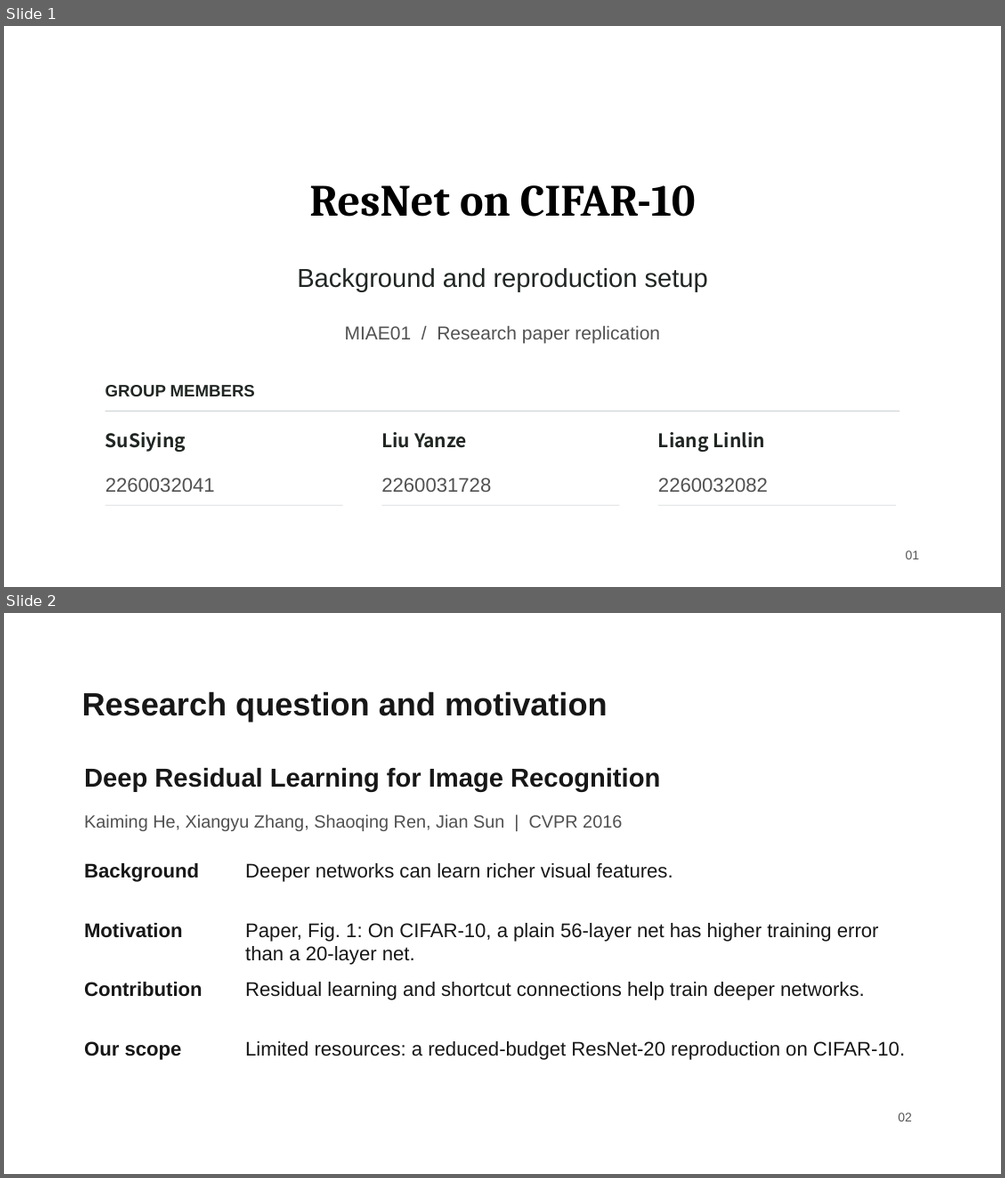
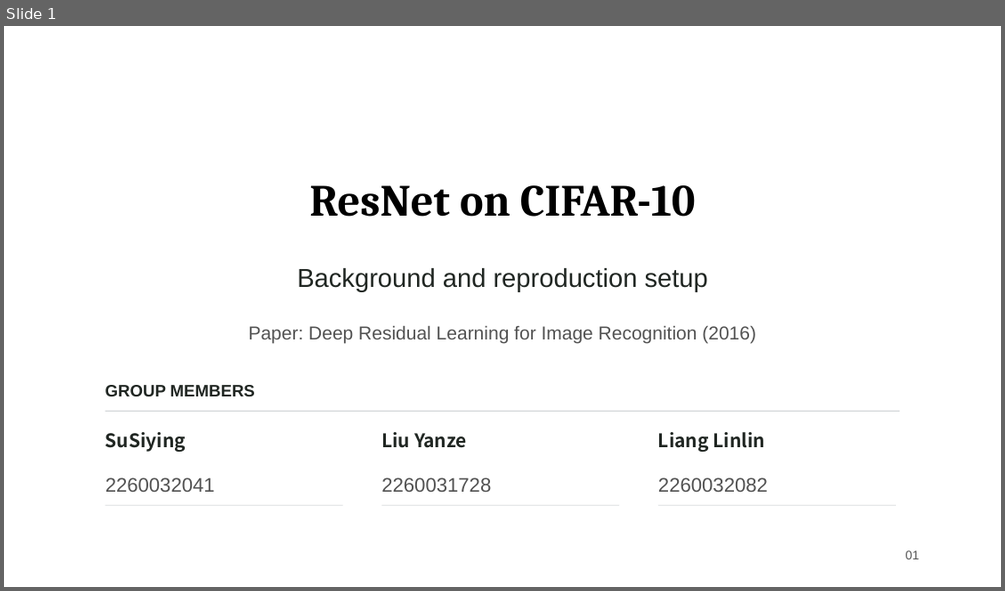
Before and after one commit to liuyanze910-svg/miae01-resnet-replication, a slide deck: docs/slides/week4_a_background_methods.pptx. Shown one above the other, each under a label of ours: slides 1 and 2 before the commit, slide 1 after it. The pictures are 1005x1178 and 1005x591 pixels, drawn with LibreOffice and Linux fonts; fonts in the diff are those of the drawing; background and template pictures are left out. Boxes give left, top, right and bottom in pixels: in the first picture for what was removed or moved away, otherwise in the second. Text is boxed around its words. In the diff, an @@ line names an element or a change of style, - is before the commit and + after.

```diff
--- a/docs/slides/week4_a_background_methods.pptx
+++ b/docs/slides/week4_a_background_methods.pptx
@@ slide 2 removed at <box>4,613,1001,1174</box>, background picture (left out) @@
@@ text removed at <box>82,691,607,722</box> @@
-Research question and motivation
@@ text removed at <box>84,768,660,792</box> @@
-Deep Residual Learning for Image Recognition
@@ text removed at <box>84,814,622,831</box> @@
-Kaiming He, Xiangyu Zhang, Shaoqing Ren, Jian Sun | CVPR 2016
@@ text removed at <box>84,863,199,882</box> @@
-Background
@@ text removed at <box>245,863,673,882</box> @@
-Deeper networks can learn richer visual features.
@@ text removed at <box>84,923,183,938</box> @@
-Motivation
@@ text removed at <box>245,923,879,965</box> @@
-Paper, Fig. 1: On CIFAR-10, a plain 56-layer net has higher training error than a 20-layer net.
@@ text removed at <box>84,981,202,997</box> @@
-Contribution
@@ text removed at <box>245,981,865,1000</box> @@
-Residual learning and shortcut connections help train deeper networks.
@@ text removed at <box>84,1041,182,1060</box> @@
-Our scope
@@ text removed at <box>245,1041,905,1060</box> @@
-Limited resources: a reduced-budget ResNet-20 reproduction on CIFAR-10.
@@ text removed at <box>898,1112,912,1121</box> @@
-02
@@ slide 1 changed as well @@
@@ text at <box>249,326,756,344</box>: text changed @@
-MIAE01 / Research paper replication
+Paper: Deep Residual Learning for Image Recognition (2016)
```
Also in this commit, not shown: 2 other slides changed, 3 slides added, 2 other slides removed.
